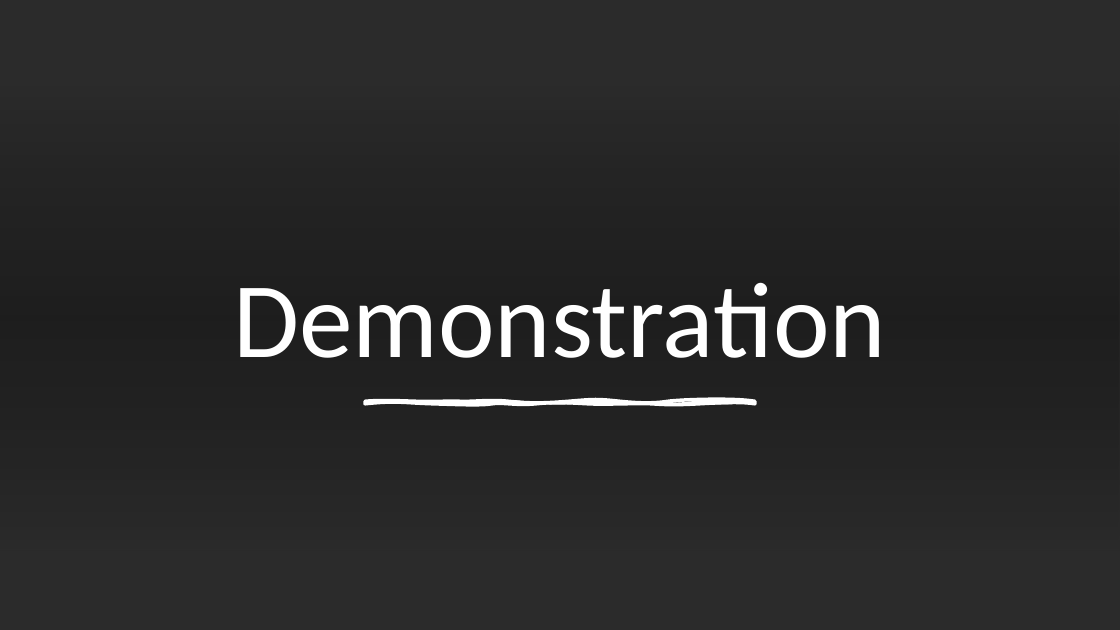
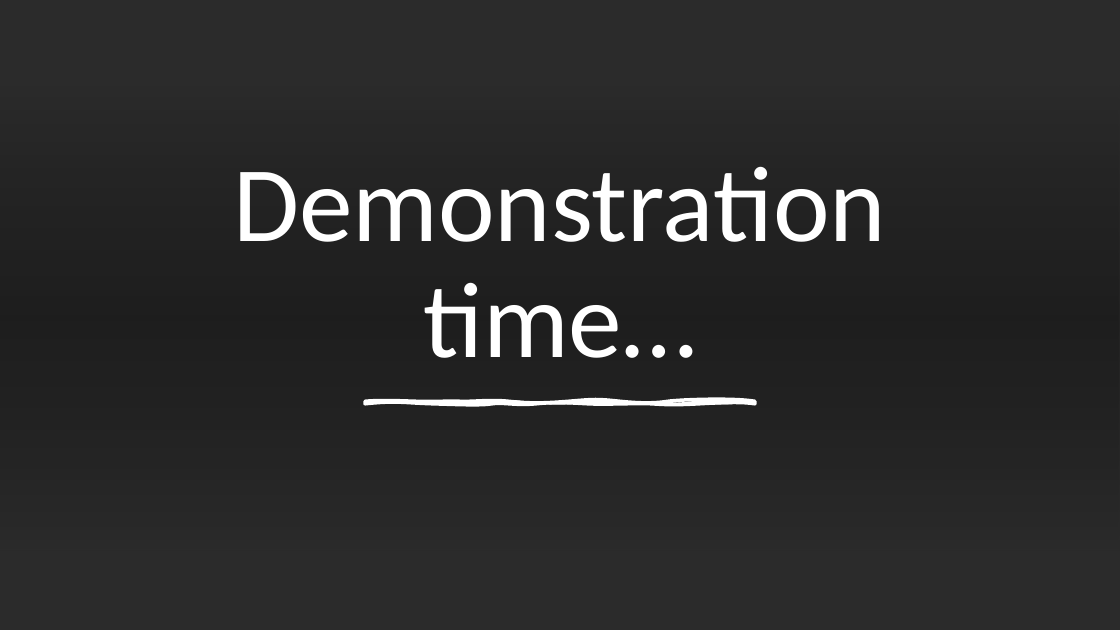
Before and after one commit to flacolaco/final_project, a slide deck: slide 6 of presentation.pptx. Drawn at 1120x630 pixels with LibreOffice and Linux fonts; fonts in the diff are those of the drawing; background and template pictures are left out; a plain dark background stands for a picture behind light text. Boxes give left, top, right and bottom in pixels: in the first picture for what was removed or moved away, otherwise in the second. Text is boxed around its words. In the diff, an @@ line names an element or a change of style, - is before the commit and + after.

```diff
--- a/presentation.pptx
+++ b/presentation.pptx
@@ title at (233, 166, 886, 358): text changed @@
-Demonstration
+Demonstration time…
```
Also in this commit, not shown: 4 other slides changed, 2 slides added, 1 slide removed.
